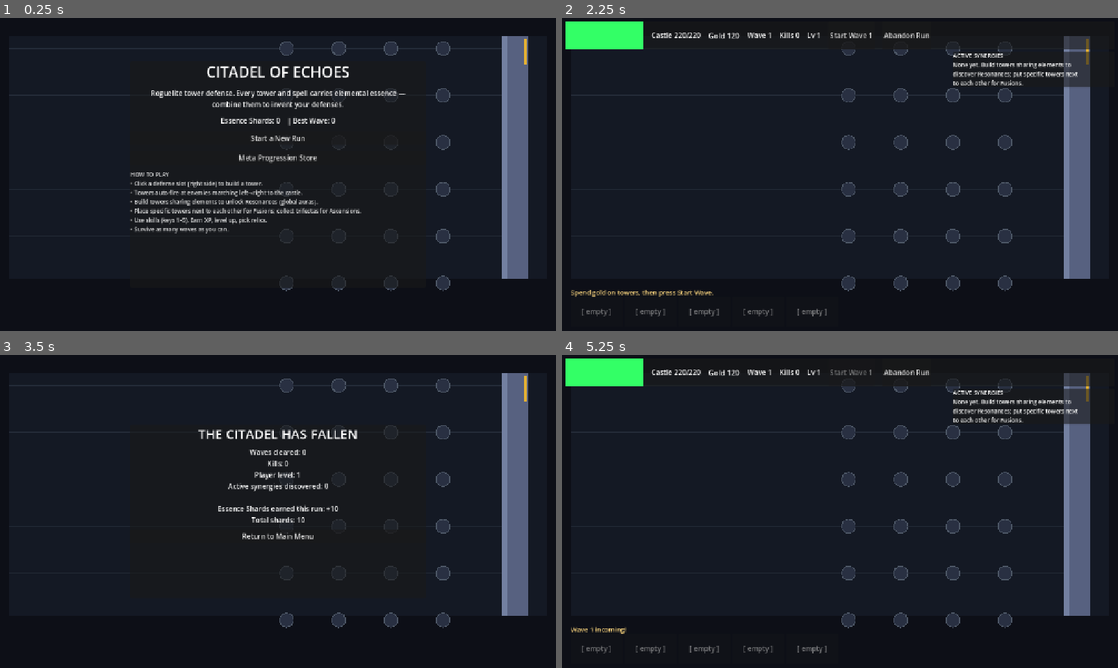
Above: before the commit, frames 1-4 (two rows, left to right).
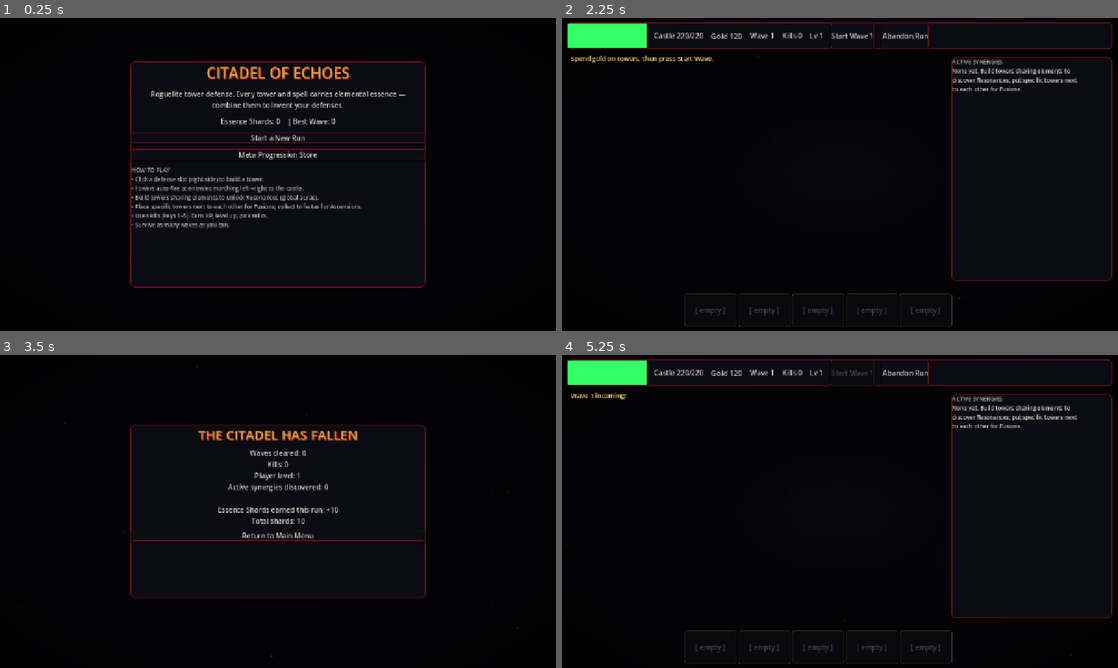
Above: after the commit, the same moments.

Repository: aropzero/Defender
Game: Godot game, scene res://scenes/main.tscn
Two runs of this game, one before a commit and one after it. Both use one fixed random seed, a clock stepped at 60 frames per second and the inputs below.
Inputs:
- Up to frame 1 (0.25 s): no input
- Up to frame 2 (2.25 s): click "Meta Progression Store" at 0.5 s; click "Back" at 1.25 s; click "Start a New Run" at 2 s
- Up to frame 3 (3.5 s): click "Abandon Run" at 2.75 s
- Up to frame 4 (5.25 s): click "Return to Main Menu" at 3.5 s; click "Start a New Run" at 4.25 s; click "Start Wave 1" at 5 s

The runs differ from the first frame. In frame 1, 45% of the frame differs, in the area x 1-99%, y 5-88%; in frame 2, 59%, in the area x 0-99%, y 1-99%; in frame 3, 48%; in frame 4, 59%.

Commit message:
UI: full-screen responsive layout (fills any orientation), AAA gothic theme, touch input; ver 1.1.0

Diff:
--- a/project.godot
+++ b/project.godot
@@ -8,7 +8,7 @@
 
 config/name="Citadel of Echoes"
 config/description="A roguelite tower-defense where every tower and spell carries elemental essence; the interplay between them is the real weapon."
-config/version="1.0.0"
+config/version="1.1.0"
 run/main_scene="res://scenes/main.tscn"
 config/features=PackedStringArray("4.7", "C#", "Forward Plus")
 boot_splash/bg_color=Color(0.05, 0.06, 0.09, 1)
@@ -27,6 +27,7 @@
 window/size/viewport_height=720
 window/stretch/mode="canvas_items"
 window/stretch/aspect="expand"
+window/handheld/orientation="sensor"
 
 [rendering]
 
--- a/scripts/game/enemy.gd
+++ b/scripts/game/enemy.gd
@@ -124,6 +124,7 @@
 	var r = radius
 	draw_circle(Vector2.ZERO, r, c)
 	draw_circle(Vector2.ZERO, r - 4.0, c.darkened(0.45))
+	draw_arc(Vector2.ZERO, r + (5.0 if boss else 3.0), 0, TAU, 24, Color(c.r, c.g, c.b, 0.35), 2.0)
 	var ec = Color("#1a1d24")
 	draw_circle(Vector2(-r * 0.3, -r * 0.2), r * 0.16, ec)
 	draw_circle(Vector2(r * 0.3, -r * 0.2), r * 0.16, ec)
--- a/scripts/game/game.gd
+++ b/scripts/game/game.gd
@@ -49,6 +49,143 @@
 var _msg_lbl: Label
 var _msg_timer = 0.0
 
+# --------------------------------------------------------------------------
+# AAA gothic theme — dark stone, blood-iron borders, sickly gold, embers.
+# --------------------------------------------------------------------------
+const CLR_BG = Color("#06060b")
+const CLR_PANEL = Color(0.045, 0.05, 0.08, 0.94)
+const CLR_PANEL_HI = Color(0.08, 0.09, 0.13, 0.96)
+const CLR_PANEL_DN = Color(0.03, 0.033, 0.055, 0.95)
+const CLR_BORDER = Color("#6d0f1d")
+const CLR_BORDER_HI = Color("#b01e2e")
+const CLR_GOLD = Color("#d9a441")
+const CLR_TXT = Color("#d6ccbd")
+const CLR_TXT_DIM = Color(0.55, 0.53, 0.48, 0.8)
+
+var _vs = Vector2(1280, 720)
+var _scale = 1.0
+var _origin = Vector2.ZERO
+var _field = Rect2(0, 0, 1280, 720)
+var _bg: Control
+
+func _sb(fill: Color, border: Color, w: int, r: int = 6) -> StyleBoxFlat:
+	var sb := StyleBoxFlat.new()
+	sb.bg_color = fill
+	sb.border_color = border
+	sb.set_border_width_all(w)
+	sb.set_corner_radius_all(r)
+	sb.shadow_color = Color(0, 0, 0, 0.55)
+	sb.shadow_size = 6
+	sb.shadow_offset = Vector2(0, 3)
+	return sb
+
+func _skin(n: Node) -> void:
+	if n is Button:
+		var b: Button = n
+		b.add_theme_stylebox_override("normal", _sb(CLR_PANEL, CLR_BORDER, 1, 4))
+		b.add_theme_stylebox_override("hover", _sb(CLR_PANEL_HI, CLR_BORDER_HI, 2, 4))
+		b.add_theme_stylebox_override("pressed", _sb(CLR_PANEL_DN, CLR_GOLD, 2, 4))
+		b.add_theme_stylebox_override("disabled", _sb(Color(0.05, 0.055, 0.08, 0.6), Color(0.25, 0.22, 0.18, 0.6), 1, 4))
+		b.add_theme_color_override("font_color", CLR_TXT)
+		b.add_theme_color_override("font_hover_color", Color("#f0e6d0"))
+		b.add_theme_color_override("font_pressed_color", CLR_GOLD)
+		b.add_theme_color_override("font_disabled_color", Color(0.45, 0.42, 0.38, 0.6))
+	elif n is PanelContainer:
+		n.add_theme_stylebox_override("panel", _sb(CLR_PANEL, CLR_BORDER, 2, 10))
+	elif n is Label:
+		if not n.has_theme_color_override("font_color"):
+			n.add_theme_color_override("font_color", CLR_TXT)
+	for c in n.get_children():
+		_skin(c)
+
+func _title(l: Label, size: int) -> void:
+	l.add_theme_font_size_override("font_size", size)
+	l.add_theme_color_override("font_color", CLR_GOLD)
+	l.add_theme_color_override("font_shadow_color", Color(0.9, 0.15, 0.1, 0.6))
+	l.add_theme_constant_override("shadow_offset_x", 2)
+	l.add_theme_constant_override("shadow_offset_y", 2)
+
+# --------------------------------------------------------------------------
+# Responsive full-screen layout: the battle field is kept at its 1280x720
+# design aspect and centered; the rest of the screen is filled with gothic
+# atmosphere so there are never black bars, in any orientation.
+# --------------------------------------------------------------------------
+func _build_atmosphere() -> void:
+	_bg = Control.new()
+	_bg.name = "_bg"
+	_bg.set_anchors_preset(Control.PRESET_FULL_RECT)
+	_ui.add_child(_bg)
+	var base := ColorRect.new()
+	base.color = CLR_BG
+	base.set_anchors_preset(Control.PRESET_FULL_RECT)
+	_bg.add_child(base)
+	var vig := TextureRect.new()
+	var vigtex := GradientTexture2D.new()
+	vigtex.gradient = Gradient.new()
+	vigtex.gradient.set_color(0, Color(0, 0, 0, 0))
+	vigtex.gradient.set_color(1, Color(0, 0, 0, 0.93))
+	vigtex.fill_from = Vector2(0.5, 0.5)
+	vigtex.fill_to = Vector2(1.06, 1.06)
+	vigtex.fill = GradientTexture2D.FILL_RADIAL
+	vig.texture = vigtex
+	vig.set_anchors_preset(Control.PRESET_FULL_RECT)
+	_bg.add_child(vig)
+	var emb := CPUParticles2D.new()
+	emb.amount = 80
+	emb.lifetime = 6.0
+	emb.emission_shape = CPUParticles2D.EMISSION_SHAPE_RECTANGLE
+	emb.emission_rect_extents = Vector2(760, 420)
+	emb.position = Vector2(640, 320)
+	emb.direction = Vector2(0, -1)
+	emb.spread = 30
+	emb.gravity = Vector2(0, -10)
+	emb.initial_velocity_min = 6
+	emb.initial_velocity_max = 40
+	emb.scale_amount_min = 0.8
+	emb.scale_amount_max = 2.6
+	emb.color = Color(1.0, 0.55, 0.25, 0.5)
+	var ramp := Gradient.new()
+	ramp.set_color(0, Color(1.0, 0.7, 0.35, 0.85))
+	ramp.set_color(1, Color(0.5, 0.05, 0.02, 0.0))
+	emb.color_ramp = ramp
+	_bg.add_child(emb)
+
+func _relayout() -> void:
+	var vs := get_viewport().get_visible_rect().size
+	if vs.x <= 0.0 or vs.y <= 0.0:
+		vs = Vector2(1280, 720)
+	_vs = vs
+	_scale = min(vs.x / 1280.0, vs.y / 720.0)
+	var fw: float = 1280.0 * _scale
+	var fh: float = 720.0 * _scale
+	_origin = Vector2((vs.x - fw) * 0.5, (vs.y - fh) * 0.5)
+	_field = Rect2(_origin, Vector2(fw, fh))
+	if is_instance_valid(_world):
+		_world.position = _origin
+		_world.scale = Vector2(_scale, _scale)
+	_refresh_hud_layout()
+
+func _to_world(pos: Vector2) -> Vector2:
+	return (pos - _origin) / _scale
+
+func _refresh_hud_layout() -> void:
+	if is_instance_valid(_topbar):
+		_topbar.position = Vector2(12, 10)
+		_topbar.size = Vector2(_vs.x - 24, 62)
+	if is_instance_valid(_msg_lbl):
+		_msg_lbl.position = Vector2(20, 82)
+		_msg_lbl.size = Vector2(_vs.x * 0.6, 20)
+	if is_instance_valid(_skillbar):
+		_skillbar.position = Vector2(_vs.x * 0.22, _vs.y - 86)
+		_skillbar.size = Vector2(_vs.x * 0.56, 76)
+	if is_instance_valid(_synergy_panel):
+		_synergy_panel.position = Vector2(_vs.x * 0.70, 90)
+		_synergy_panel.size = Vector2(_vs.x * 0.29, max(120.0, _vs.y - 205))
+
+func _center_modal(p: Control, w: float, h: float) -> void:
+	p.position = Vector2((_vs.x - w) * 0.5, (_vs.y - h) * 0.5)
+	p.size = Vector2(w, h)
+
 func _ready() -> void:
 	_world = Node2D.new()
 	_world.name = "World"
@@ -58,8 +195,11 @@
 	_ui.name = "UI"
 	_ui.set_anchors_preset(Control.PRESET_FULL_RECT)
 	add_child(_ui)
+	_build_atmosphere()
 	_build_field_geometry()
+	_relayout()
 	_show_main_menu()
+	get_tree().root.size_changed.connect(_relayout)
 
 # ---------------------------------------------------------------- geometry
 
@@ -81,14 +221,15 @@
 	panel.set_anchors_preset(Control.PRESET_CENTER)
 	panel.position = Vector2(-340, -260)
 	panel.size = Vector2(680, 520)
+	_skin(panel)
 	_ui.add_child(panel)
 	var vb = VBoxContainer.new()
 	vb.add_theme_constant_override("separation", 14)
 	panel.add_child(vb)
 	var title = Label.new()
 	title.text = "CITADEL OF ECHOES"
-	title.add_theme_font_size_override("font_size", 34)
 	title.horizontal_alignment = HORIZONTAL_ALIGNMENT_CENTER
+	_title(title, 34)
 	vb.add_child(title)
 	var sub = Label.new()
 	sub.text = "Roguelite tower defense. Every tower and spell carries elemental essence —\ncombine them to invent your defenses."
@@ -115,6 +256,7 @@
 	how.add_theme_font_size_override("font_size", 13)
 	how.modulate = Color(1, 1, 1, 0.85)
 	vb.add_child(how)
+	_skin(panel)
 
 func _show_meta() -> void:
 	_clear_ui()
@@ -122,13 +264,15 @@
 	panel.set_anchors_preset(Control.PRESET_CENTER)
 	panel.position = Vector2(-340, -240)
 	panel.size = Vector2(680, 480)
+	_skin(panel)
 	_ui.add_child(panel)
 	var vb = VBoxContainer.new()
 	vb.add_theme_constant_override("separation", 8)
 	panel.add_child(vb)
 	var t = Label.new()
 	t.text = "META PROGRESSION  —  Shards: %d" % Meta.shards
-	t.add_theme_font_size_override("font_size", 24)
+	t.horizontal_alignment = HORIZONTAL_ALIGNMENT_CENTER
+	_title(t, 24)
 	vb.add_child(t)
 	for u in Meta.UNLOCKS:
 		var btn = Button.new()
@@ -143,6 +287,7 @@
 	back.text = "Back"
 	back.pressed.connect(_show_main_menu)
 	vb.add_child(back)
+	_skin(panel)
 
 func _buy_meta(id: String, cost: int) -> void:
 	if Meta.unlock(id, cost):
@@ -211,6 +356,18 @@
 	_world.draw_rect(Rect2(CASTLE_X - 10, 40, 60, 560), Color(0.34, 0.38, 0.5))
 	_world.draw_rect(Rect2(CASTLE_X - 10, 40, 12, 560), Color(0.45, 0.5, 0.63))
 	_world.draw_rect(Rect2(CASTLE_X + 40, 48, 8, 60), Color(0.9, 0.7, 0.2))  # beacon
+	# blood-glow aura bleeding from the castle gate
+	for i in range(10):
+		var a = 0.016 * (i + 1)
+		_world.draw_arc(Vector2(CASTLE_X + 34, 320), 26 + i * 12, PI * 0.5, PI * 1.5, 24, Color(0.9, 0.25, 0.18, a), 6.0)
+	# ragged ruin silhouettes along the rear horizon
+	var shapes = [26, 40, 18, 34, 24]
+	for i in shapes.size():
+		var rx = 60 + i * 240
+		var rh = shapes[i]
+		var pts = PackedVector2Array([
+			Vector2(rx, 40), Vector2(rx + 14, 40), Vector2(rx + 8, 40 - rh)])
+		_world.draw_colored_polygon(pts, Color(0.05, 0.055, 0.09))
 	# fx
 	for f in fx:
 		match f.kind:
@@ -290,6 +447,10 @@
 	_msg_lbl.add_theme_font_size_override("font_size", 15)
 	_msg_lbl.modulate = Color(1, 0.85, 0.5)
 	_ui.add_child(_msg_lbl)
+	_skin(_topbar)
+	_skin(_synergy_panel)
+	_skin(_skillbar)
+	_refresh_hud_layout()
 	_update_ui()
 
 func _build_skillbar() -> void:
@@ -310,6 +471,7 @@
 			btn.disabled = true
 		btn.name = "Skill_%d" % i
 		_skillbar.add_child(btn)
+	_skin(_skillbar)
 
 func _update_ui() -> void:
 	if _phase in ["menu", "meta", "gameover"]:
@@ -362,22 +524,25 @@
 		return
 	if event is InputEventMouseButton and event.pressed and event.button_index == MOUSE_BUTTON_LEFT:
 		_handle_click(event.position)
+	elif event is InputEventScreenTouch and event.pressed:
+		_handle_click(event.position)
 
 func _handle_click(pos: Vector2) -> void:
 	# close popups if clicking elsewhere
 	if _popup != null and is_instance_valid(_popup) and not _popup.get_global_rect().has_point(pos):
 		_close_popup()
 		return
+	var wp := _to_world(pos)
 	# hit test towers
 	for ser in tower_nodes.keys():
 		var node: Node2D = tower_nodes[ser].node
-		if node.position.distance_to(pos) < 26:
+		if node.position.distance_to(wp) < 26:
 			_open_tower_panel(ser)
 			return
 	# hit test slots
 	for key in slot_pos:
 		var p: Vector2 = slot_pos[key]
-		if p.distance_to(pos) < 22:
+		if p.distance_to(wp) < 22:
 			if Run.tower_at(int(key.split(",")[0]), int(key.split(",")[1])).is_empty():
 				_open_build_menu(int(key.split(",")[0]), int(key.split(",")[1]))
 			return
@@ -416,6 +581,7 @@
 	sell_close.pressed.connect(_close_popup)
 	vb.add_child(sell_close)
 	_popup = panel
+	_skin(panel)
 	_ui.add_child(panel)
 
 func _place_tower(id: String, gx: int, gy: int) -> void:
@@ -496,6 +662,7 @@
 	cl.pressed.connect(_close_popup)
 	vb.add_child(cl)
 	_popup = panel
+	_skin(panel)
 	_ui.add_child(panel)
 
 func _valid_relic_pending(ser: int) -> bool:
@@ -566,6 +733,7 @@
 	cl.pressed.connect(_close_popup)
 	vb.add_child(cl)
 	_popup = panel
+	_skin(panel)
 	_ui.add_child(panel)
 
 func _apply_relic(ser: int, rid: String) -> void:
@@ -749,8 +917,8 @@
 	_clear_popups()
 	var panel = PanelContainer.new()
 	panel.name = "LevelUp"
-	panel.position = Vector2(340, 220)
-	panel.size = Vector2(600, 280)
+	_center_modal(panel, 620, 300)
+	_skin(panel)
 	_ui.add_child(panel)
 	_attr_panel = panel
 	var vb = VBoxContainer.new()
@@ -758,7 +926,8 @@
 	panel.add_child(vb)
 	var t = Label.new()
 	t.text = "LEVEL UP! You are now level %d.\nSpend an attribute point:" % Run.player.level
-	t.add_theme_font_size_override("font_size", 18)
+	t.horizontal_alignment = HORIZONTAL_ALIGNMENT_CENTER
+	_title(t, 18)
 	vb.add_child(t)
 	for id in DB.ATTR.keys():
 		var info: Dictionary = DB.attr_info(id)
@@ -770,6 +939,7 @@
 	done.text = "Done"
 	done.pressed.connect(_close_levelup)
 	vb.add_child(done)
+	_skin(panel)
 
 func _spend_attr(id: String) -> void:
 	Run.player.attr[id] += 1
@@ -804,14 +974,15 @@
 	opts.shuffle()
 	opts = opts.slice(0, 3)
 	var panel = PanelContainer.new()
-	panel.position = Vector2(300, 200)
-	panel.size = Vector2(680, 320)
+	_center_modal(panel, 700, 340)
+	_skin(panel)
 	_ui.add_child(panel)
 	var vb = VBoxContainer.new()
 	panel.add_child(vb)
 	var t = Label.new()
 	t.text = "Choose a Keystone perk:"
-	t.add_theme_font_size_override("font_size", 18)
+	t.horizontal_alignment = HORIZONTAL_ALIGNMENT_CENTER
+	_title(t, 18)
 	vb.add_child(t)
 	for k in opts:
 		var btn = Button.new()
@@ -822,6 +993,7 @@
 	skip.text = "Skip"
 	skip.pressed.connect(func(): panel.queue_free(); _phase = _wave_running() if _wave_running() else "build")
 	vb.add_child(skip)
+	_skin(panel)
 
 func _pick_keystone(id: String, panel: Control) -> void:
 	if not (id in Run.player.keystones):
@@ -838,15 +1010,16 @@
 	var cards = _generate_reward_cards()
 	var panel = PanelContainer.new()
 	panel.name = "Rewards"
-	panel.position = Vector2(140, 170)
-	panel.size = Vector2(1000, 360)
+	_center_modal(panel, 1040, 380)
+	_skin(panel)
 	_ui.add_child(panel)
 	var hb = HBoxContainer.new()
 	hb.add_theme_constant_override("separation", 20)
 	panel.add_child(hb)
 	var t = Label.new()
 	t.text = "Wave cleared! Choose a reward:"
-	t.add_theme_font_size_override("font_size", 18)
+	t.horizontal_alignment = HORIZONTAL_ALIGNMENT_CENTER
+	_title(t, 18)
 	hb.add_child(t)
 	# separate header
 	for c in cards:
@@ -855,6 +1028,7 @@
 		b.text = "%s\n\n%s" % [c.name, c.desc]
 		b.pressed.connect(_apply_reward.bind(c, panel))
 		hb.add_child(b)
+	_skin(panel)
 
 func _generate_reward_cards() -> Array:
 	var cards = []
@@ -1341,13 +1515,14 @@
 	panel.set_anchors_preset(Control.PRESET_CENTER)
 	panel.position = Vector2(-340, -200)
 	panel.size = Vector2(680, 400)
+	_skin(panel)
 	_ui.add_child(panel)
 	var vb = VBoxContainer.new()
 	vb.add_theme_constant_override("separation", 10)
 	panel.add_child(vb)
 	var t = Label.new()
-	t.add_theme_font_size_override("font_size", 30)
 	t.horizontal_alignment = HORIZONTAL_ALIGNMENT_CENTER
+	_title(t, 30)
 	if victory or Run.castle.hp > 0.0 and Run.wave > 60:
 		t.text = "VICTORY"
 	else:
@@ -1364,9 +1539,12 @@
 	mb.text = "Return to Main Menu"
 	mb.pressed.connect(_show_main_menu)
 	vb.add_child(mb)
+	_skin(panel)
 
 func _clear_ui() -> void:
 	for c in _ui.get_children():
+		if c.name == "_bg":
+			continue
 		c.queue_free()
 	_topbar = null
 	_skillbar = null
--- a/scripts/game/tower.gd
+++ b/scripts/game/tower.gd
@@ -49,6 +49,8 @@
 			_draw_gate(col, s)
 		_:
 			_draw_turret(col, s)
+	# faint arcane aura ring
+	draw_arc(Vector2.ZERO, 21 * s, 0, TAU, 32, Color(col.r, col.g, col.b, 0.4), 2.0)
 	var n = 16
 	var i = 0
 	while i < level:
Not shown, changed: export_presets.cfg
